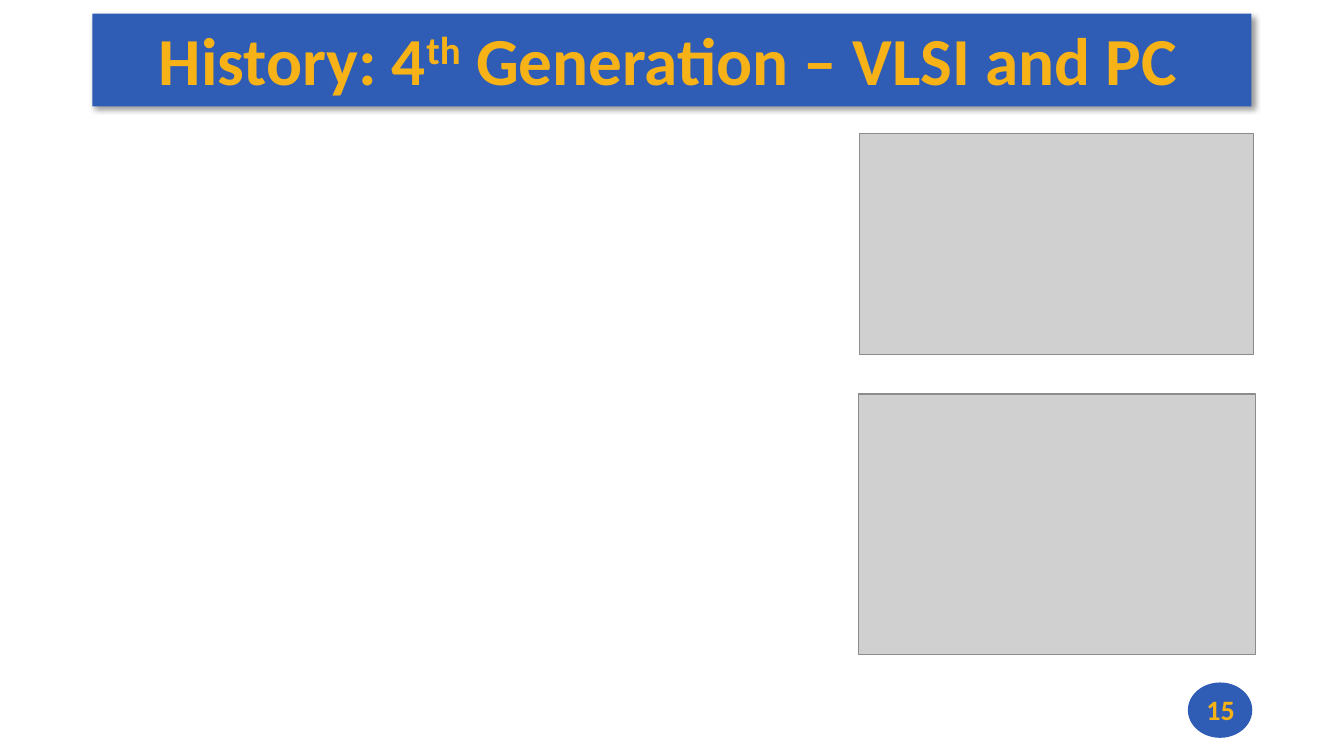
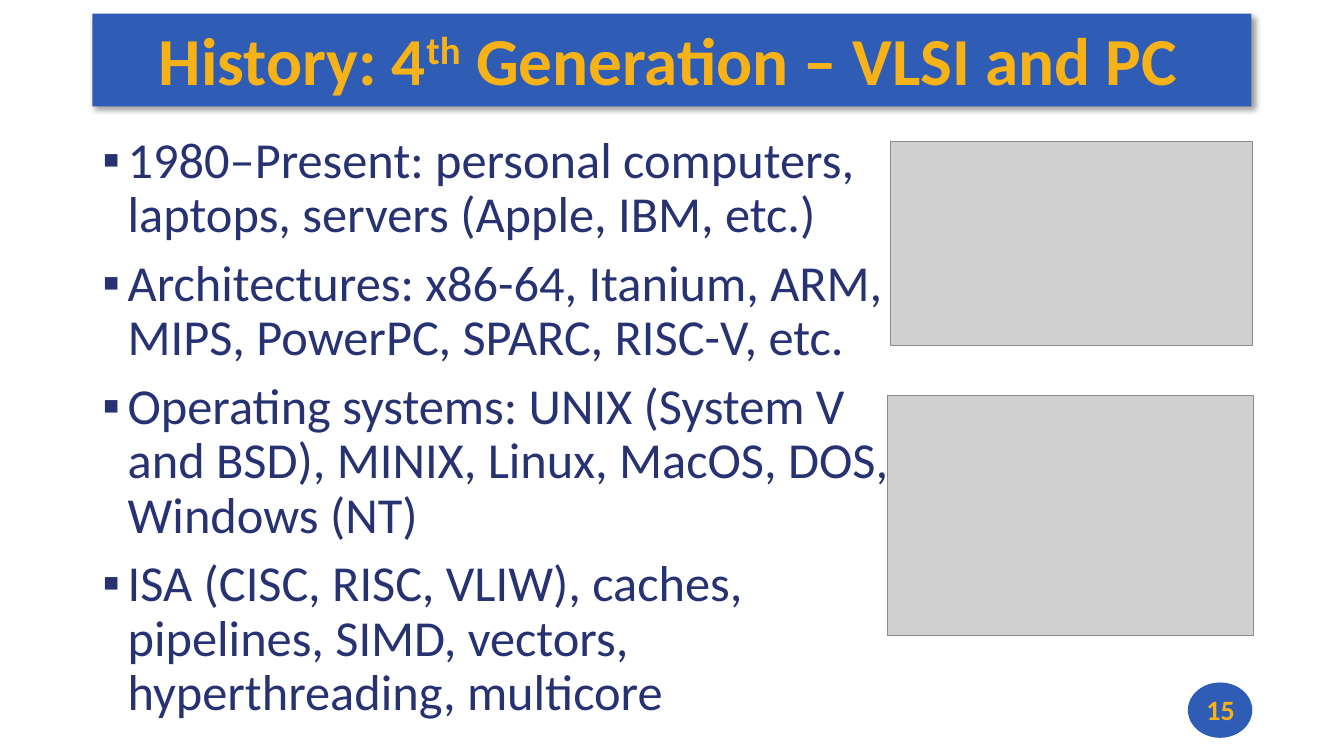
Before and after one commit to andrewt0301/hse-acos-course, a slide deck: slide 15 of docs/part1ca/01_Introduction/CA_Lecture_01.pptx. Drawn at 1344x756 pixels with LibreOffice and Linux fonts; fonts in the diff are those of the drawing; grey boxes stand for pictures. Boxes give left, top, right and bottom in pixels: in the first picture for what was removed or moved away, otherwise in the second. Text is boxed around its words. In the diff, an @@ line names an element or a change of style, - is before the commit and + after.

```diff
--- a/docs/part1ca/01_Introduction/CA_Lecture_01.pptx
+++ b/docs/part1ca/01_Introduction/CA_Lecture_01.pptx
@@ text added at bbox=[128, 143, 888, 719], 36 pt, text #273272 @@
+▪ 1980–Present: personal computers, laptops, servers (Apple, IBM, etc.)
+▪ Architectures: x86-64, Itanium, ARM, MIPS, PowerPC, SPARC, RISC-V, etc.
+▪ Operating systems: UNIX (System V and BSD), MINIX, Linux, MacOS, DOS, Windows (NT)
+▪ ISA (CISC, RISC, VLIW), caches, pipelines, SIMD, vectors, hyperthreading, multicore
@@ picture: place and size @@
-picture at bbox=[860, 133, 1254, 355]
+picture at bbox=[890, 142, 1252, 346]
@@ picture: place and size @@
-picture at bbox=[859, 394, 1256, 655]
+picture at bbox=[888, 395, 1254, 635]
```
Also in this commit, not shown: 5 other slides changed, 4 slides added, 2 slides removed, 4 other files.
